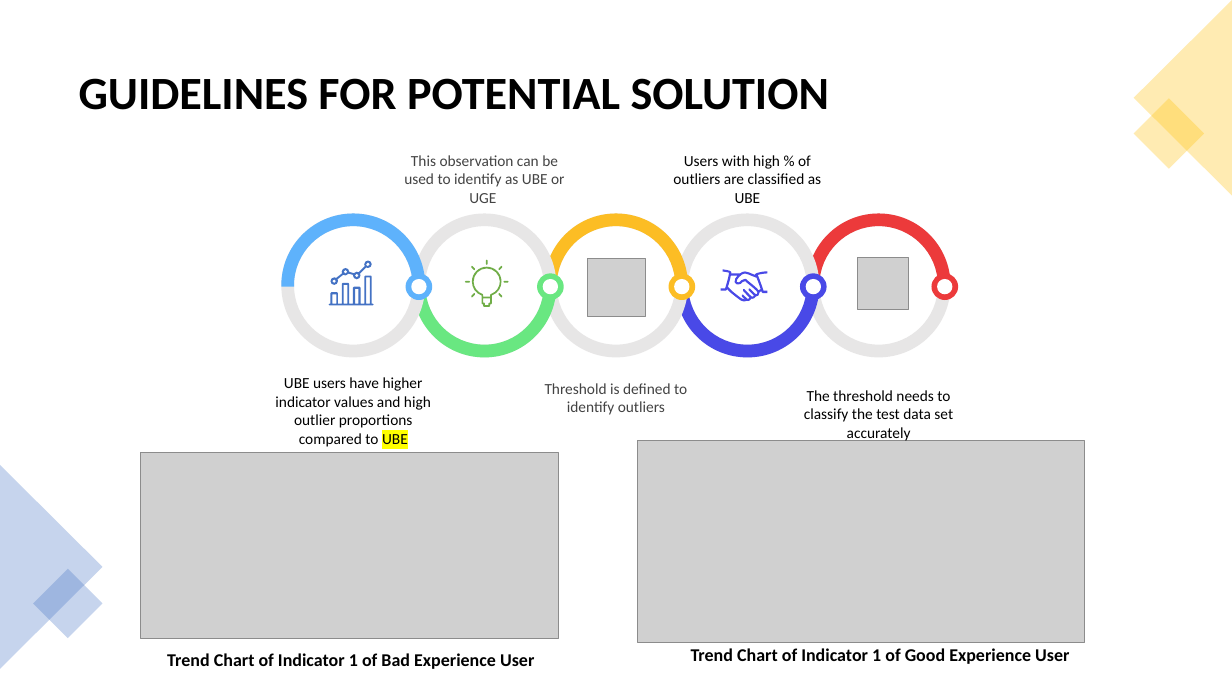
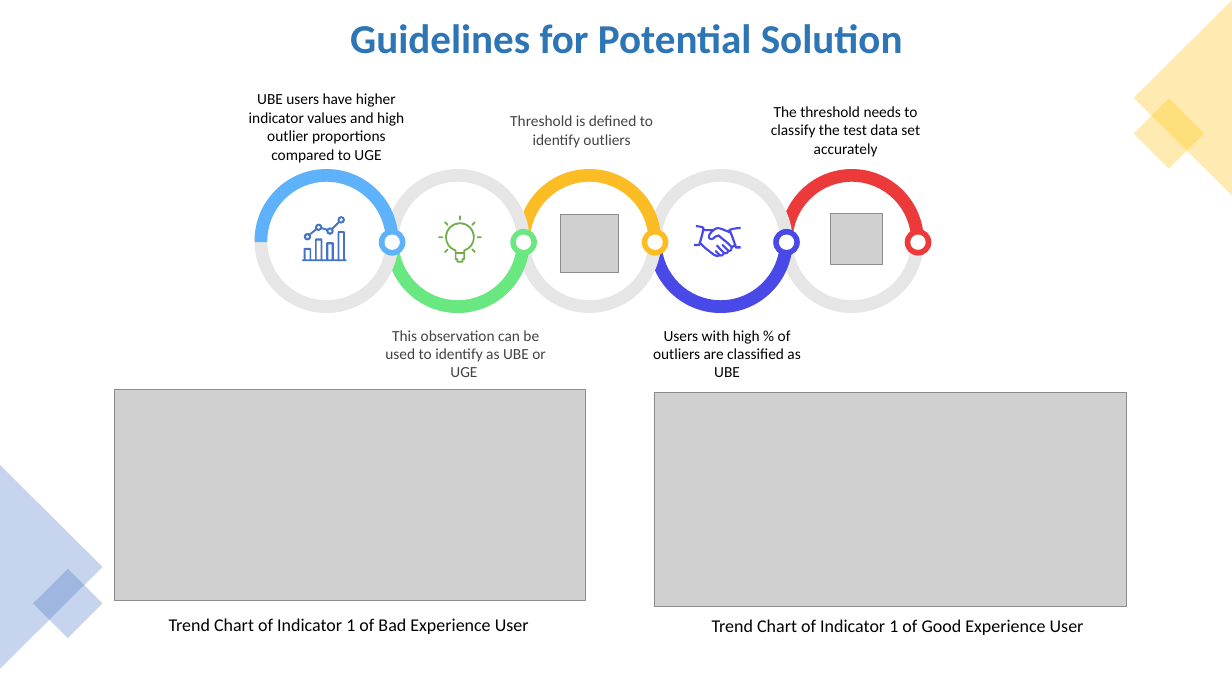
Before and after one commit to ITU-AI-ML-in-5G-Challenge/Team-DataRangers-home-network-users-experience-classification, a slide deck: slide 4 of 5gChallenge_DataRangers.pptx (slide 5 before the commit). Drawn at 1232x693 pixels with LibreOffice and Linux fonts; fonts in the diff are those of the drawing; grey boxes stand for pictures. Boxes give left, top, right and bottom in pixels: in the first picture for what was removed or moved away, otherwise in the second. Text is boxed around its words. In the diff, an @@ line names an element or a change of style, - is before the commit and + after.

```diff
--- a/5gChallenge_DataRangers.pptx
+++ b/5gChallenge_DataRangers.pptx
@@ text at <box>350,24,903,54</box>: text changed; size 36 to 32 pt; text colour #000000 to #2E75B6 @@
-GUIDELINES FOR POTENTIAL SOLUTION
+Guidelines for Potential Solution
@@ text at <box>249,93,404,163</box>: text changed @@
-UBE users have higher indicator values and high outlier proportions compared to UBE
+UBE users have higher indicator values and high outlier proportions compared to UGE
@@ text "Threshold is defined to identify ...": place and size @@
-text "Threshold is defined to identify ..." at <box>545,383,687,415</box>
+text "Threshold is defined to identify ..." at <box>510,115,653,148</box>
@@ text "The threshold needs to classify ...": place and size @@
-text "The threshold needs to classify ..." at <box>804,390,953,443</box>
+text "The threshold needs to classify ..." at <box>771,106,920,157</box>
@@ picture added at <box>561,214,619,273</box> @@
@@ 31 freeform shapes: place and size @@
-31 freeform shapes at <box>282,213,958,358</box>
+31 freeform shapes at <box>255,169,932,313</box>
@@ picture added at <box>831,213,882,264</box> @@
@@ picture removed at <box>588,259,646,317</box> @@
@@ picture removed at <box>858,258,909,309</box> @@
@@ text "This observation can be used ...": place and size @@
-text "This observation can be used ..." at <box>404,155,564,203</box>
+text "This observation can be used ..." at <box>385,330,545,377</box>
@@ text "Users with high % of ...": place and size @@
-text "Users with high % of ..." at <box>673,155,821,203</box>
+text "Users with high % of ..." at <box>653,330,800,377</box>
@@ picture: place and size @@
-picture at <box>140,452,557,639</box>
+picture at <box>115,390,585,601</box>
@@ picture: place and size @@
-picture at <box>638,440,1085,642</box>
+picture at <box>654,393,1128,606</box>
@@ text "Trend Chart of Indicator 1 ...": place and size @@
-text "Trend Chart of Indicator 1 ..." at <box>167,653,534,669</box>
+text "Trend Chart of Indicator 1 ..." at <box>169,618,529,634</box>
@@ text "Trend Chart of Indicator 1 ..." at <box>169,618,529,634</box>: bold off @@
@@ text "Trend Chart of Indicator 1 ..." at <box>712,619,1084,635</box>: bold off @@
@@ text "Trend Chart of Indicator 1 ...": place and size @@
-text "Trend Chart of Indicator 1 ..." at <box>691,648,1069,664</box>
+text "Trend Chart of Indicator 1 ..." at <box>712,619,1084,635</box>
```
Also in this commit, not shown: 13 other slides changed, 1 slide added, 1 slide removed.
